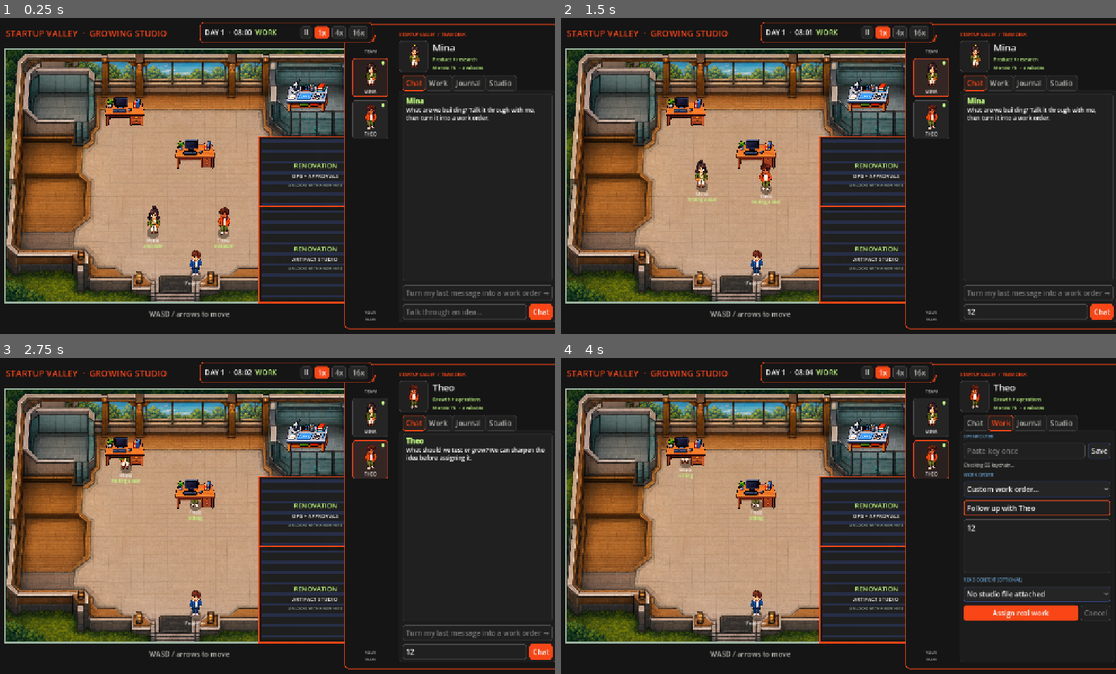
Above: before the commit, frames 1-4 (two rows, left to right).
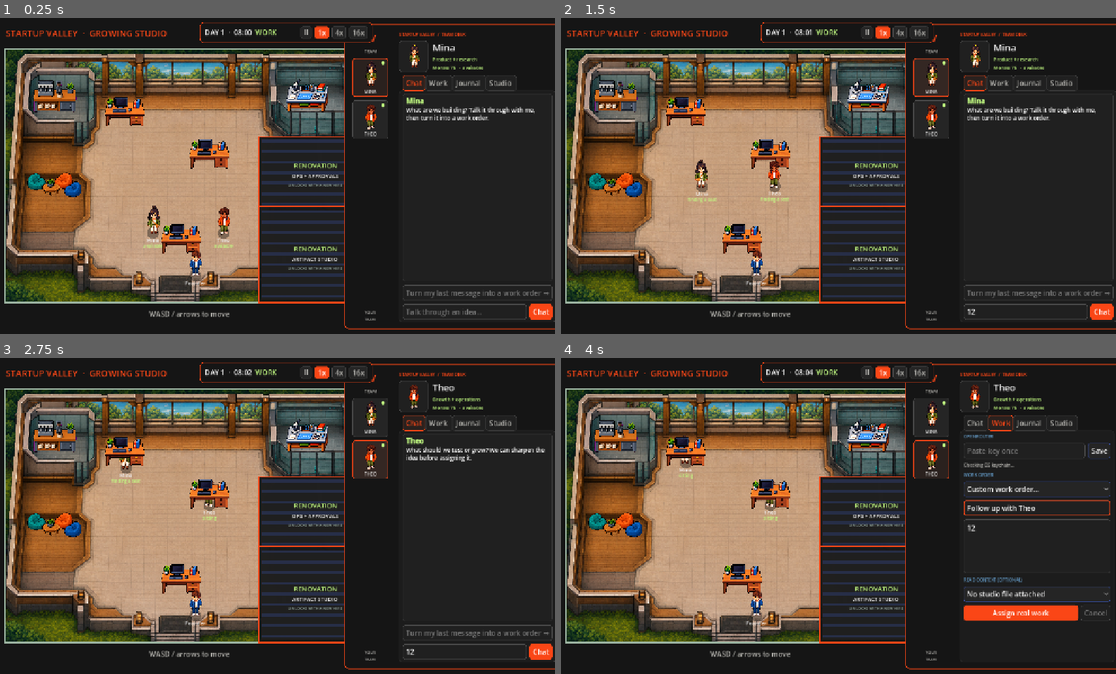
Above: after the commit, the same moments.

Repository: zhast/startup-valley
Game: Godot game, scene res://world/main.tscn
Same seed, same stepped clock (60 frames per second), same inputs: the game is played once before the commit and once after it.
Inputs (mouse positions are in pixels of both pictures, inside the frame that each line leads up to):
- Up to frame 1 (0.25 s): no input
- Up to frame 2 (1.5 s): click (1027, 311) at 0.52 s; type "12" at 0.6 s; click "MINA" at 1.25 s
- Up to frame 3 (2.75 s): click "THEO" at 2 s
- Up to frame 4 (4 s): click "Chat" at 2.75 s; click "Turn my last message into a w…" at 3.5 s

The runs differ from the first frame. In frame 1, 2.2% of the frame differs, in the area x 4-42%, y 19-75%; in frame 2, 2.5%; in frame 3, 2.3%; in frame 4, 2.3%.

Commit message:
feat(game): furnish staged office expansion

Diff:
--- a/game/data/town.json
+++ b/game/data/town.json
@@ -9,12 +9,18 @@
   ],
   "desks": [
     { "employee_id": "mira", "grid": [8, 5] },
-    { "employee_id": "theo", "grid": [13, 8] }
+    { "employee_id": "theo", "grid": [14, 8] }
   ],
   "props": [
+    { "id": "founder-workstation", "kind": "desk", "grid": [12, 14], "required_hires": 0, "owner_id": "founder" },
     { "id": "mira-workstation", "kind": "desk", "grid": [8, 5], "required_hires": 1, "owner_id": "mira" },
-    { "id": "theo-workstation", "kind": "desk", "grid": [13, 8], "required_hires": 2, "owner_id": "theo" },
-    { "id": "research-bench", "kind": "research_table", "grid": [21, 4], "required_hires": 2 }
+    { "id": "collaboration-cluster", "kind": "collaboration_cluster", "grid": [3, 10], "required_hires": 1 },
+    { "id": "coffee-station", "kind": "coffee_station", "grid": [3, 4], "required_hires": 1 },
+    { "id": "theo-workstation", "kind": "desk", "grid": [14, 8], "required_hires": 2, "owner_id": "theo" },
+    { "id": "research-bench", "kind": "research_table", "grid": [21, 4], "required_hires": 2 },
+    { "id": "approval-console", "kind": "approval_console", "grid": [21, 9], "required_hires": 3 },
+    { "id": "prototype-bench", "kind": "prototype_bench", "grid": [21, 13], "required_hires": 4 },
+    { "id": "artifact-archive", "kind": "artifact_archive", "grid": [21, 16], "required_hires": 4 }
   ],
   "research_table": [21, 4],
   "plants": [[3, 3], [22, 3], [3, 15], [23, 15]]
--- /dev/null
+++ b/game/props/approval_console.tscn
@@ -0,0 +1,14 @@
+[gd_scene load_steps=3 format=3]
+
+[ext_resource type="Script" path="res://props/static_office_prop.gd" id="1"]
+[ext_resource type="Texture2D" path="res://assets/runtime/office/approval-console.png" id="2"]
+
+[node name="ApprovalConsole" type="Node2D"]
+script = ExtResource("1")
+prop_texture = ExtResource("2")
+runtime_scale = 0.086
+sprite_offset = Vector2(0, -38)
+collision_size = Vector2(96, 34)
+collision_offset = Vector2(0, -17)
+chroma_key_enabled = true
+chroma_tolerance = 0.28
--- /dev/null
+++ b/game/props/artifact_archive.tscn
@@ -0,0 +1,14 @@
+[gd_scene load_steps=3 format=3]
+
+[ext_resource type="Script" path="res://props/static_office_prop.gd" id="1"]
+[ext_resource type="Texture2D" path="res://assets/runtime/office/artifact-archive.png" id="2"]
+
+[node name="ArtifactArchive" type="Node2D"]
+script = ExtResource("1")
+prop_texture = ExtResource("2")
+runtime_scale = 0.088
+sprite_offset = Vector2(0, -29)
+collision_size = Vector2(100, 24)
+collision_offset = Vector2(0, -12)
+chroma_key_enabled = true
+chroma_tolerance = 0.28
--- /dev/null
+++ b/game/props/chroma_key.gdshader
@@ -0,0 +1,12 @@
+shader_type canvas_item;
+
+uniform vec3 key_color : source_color = vec3(1.0, 0.0, 1.0);
+uniform float tolerance : hint_range(0.0, 1.0, 0.01) = 0.24;
+
+void fragment() {
+	vec4 source = texture(TEXTURE, UV);
+	if (distance(source.rgb, key_color) <= tolerance) {
+		discard;
+	}
+	COLOR = source;
+}
--- /dev/null
+++ b/game/props/coffee_station.tscn
@@ -0,0 +1,14 @@
+[gd_scene load_steps=3 format=3]
+
+[ext_resource type="Script" path="res://props/static_office_prop.gd" id="1"]
+[ext_resource type="Texture2D" path="res://assets/runtime/office/coffee-station.png" id="2"]
+
+[node name="CoffeeStation" type="Node2D"]
+script = ExtResource("1")
+prop_texture = ExtResource("2")
+runtime_scale = 0.092
+sprite_offset = Vector2(0, -35)
+collision_size = Vector2(96, 28)
+collision_offset = Vector2(0, -14)
+chroma_key_enabled = true
+chroma_tolerance = 0.28
--- /dev/null
+++ b/game/props/collaboration_cluster.tscn
@@ -0,0 +1,12 @@
+[gd_scene load_steps=3 format=3]
+
+[ext_resource type="Script" path="res://props/static_office_prop.gd" id="1"]
+[ext_resource type="Texture2D" path="res://assets/runtime/office/collaboration-cluster.png" id="2"]
+
+[node name="CollaborationCluster" type="Node2D"]
+script = ExtResource("1")
+prop_texture = ExtResource("2")
+runtime_scale = 0.09
+sprite_offset = Vector2(0, -26)
+collision_size = Vector2(124, 52)
+collision_offset = Vector2(0, -20)
--- /dev/null
+++ b/game/props/prototype_bench.tscn
@@ -0,0 +1,14 @@
+[gd_scene load_steps=3 format=3]
+
+[ext_resource type="Script" path="res://props/static_office_prop.gd" id="1"]
+[ext_resource type="Texture2D" path="res://assets/runtime/office/prototype-bench.png" id="2"]
+
+[node name="PrototypeBench" type="Node2D"]
+script = ExtResource("1")
+prop_texture = ExtResource("2")
+runtime_scale = 0.112
+sprite_offset = Vector2(0, -46)
+collision_size = Vector2(96, 38)
+collision_offset = Vector2(0, -19)
+chroma_key_enabled = true
+chroma_tolerance = 0.28
--- /dev/null
+++ b/game/props/static_office_prop.gd
@@ -0,0 +1,41 @@
+class_name StaticOfficeProp
+extends Node2D
+
+@export var prop_texture: Texture2D
+@export var runtime_scale: float = 0.09
+@export var sprite_offset: Vector2 = Vector2.ZERO
+@export var collision_size: Vector2 = Vector2(64.0, 24.0)
+@export var collision_offset: Vector2 = Vector2(0.0, -12.0)
+@export var chroma_key_enabled: bool = false
+@export var chroma_key_color: Color = Color(1.0, 0.0, 1.0, 1.0)
+@export_range(0.0, 1.0, 0.01) var chroma_tolerance: float = 0.24
+
+const CHROMA_SHADER: Shader = preload("res://props/chroma_key.gdshader")
+
+func _ready() -> void:
+	z_as_relative = false
+	var sprite := Sprite2D.new()
+	sprite.name = "PropSprite"
+	sprite.texture = prop_texture
+	sprite.texture_filter = CanvasItem.TEXTURE_FILTER_NEAREST
+	sprite.scale = Vector2.ONE * runtime_scale
+	sprite.position = sprite_offset
+	if chroma_key_enabled:
+		var material := ShaderMaterial.new()
+		material.shader = CHROMA_SHADER
+		material.set_shader_parameter("key_color", Vector3(chroma_key_color.r, chroma_key_color.g, chroma_key_color.b))
+		material.set_shader_parameter("tolerance", chroma_tolerance)
+		sprite.material = material
+	add_child(sprite)
+
+	var body := StaticBody2D.new()
+	body.name = "PropCollision"
+	body.collision_layer = 1
+	body.collision_mask = 0
+	var collision := CollisionShape2D.new()
+	var shape := RectangleShape2D.new()
+	shape.size = collision_size
+	collision.position = collision_offset
+	collision.shape = shape
+	body.add_child(collision)
+	add_child(body)
--- a/game/tests/run_all.gd
+++ b/game/tests/run_all.gd
@@ -58,16 +58,18 @@
 	main.job_panel.select_employee("mira")
 	if main.room.unlocked_hires != 2 or main.room.locked_section_count() != 2:
 		_fail("test_office_growth: the two-person roster did not reveal exactly two office wings")
-	if main.room.visible_prop_count() != 3:
-		_fail("test_modular_office: the two-person stage did not show two desks and one research bench")
+	if main.room.visible_prop_count() != 6:
+		_fail("test_modular_office: the two-person stage did not show the founder, collaboration, and research props")
 	main.room.set_hire_count(0)
 	if main.room.locked_section_count() != 4:
 		_fail("test_office_growth: the founder stage did not lock all expansion wings")
-	if main.room.visible_prop_count() != 0:
-		_fail("test_modular_office: locked-stage props remained visible")
+	if main.room.visible_prop_count() != 1 or main.room.prop_node("founder-workstation") == null:
+		_fail("test_modular_office: the founder stage did not retain exactly one usable workstation")
 	main.room.set_hire_count(1)
-	if main.room.visible_prop_count() != 1 or main.room.prop_node("mira-workstation") == null:
-		_fail("test_modular_office: the first hire did not reveal exactly Mina's workstation")
+	if main.room.visible_prop_count() != 4 or main.room.prop_node("mira-workstation") == null:
+		_fail("test_modular_office: the first hire did not reveal Mina's workstation and social wing")
+	if main.room.prop_node("collaboration-cluster") == null or main.room.prop_node("coffee-station") == null:
+		_fail("test_modular_office: the first-hire meeting and coffee props were missing")
 	var staged_desk := main.room.prop_node("mira-workstation")
 	var staged_desk_sprite := staged_desk.get_node_or_null("WorkstationSprite") as Sprite2D if staged_desk != null else null
 	if staged_desk == null or not is_zero_approx(staged_desk.rotation) or staged_desk_sprite == null or not is_zero_approx(staged_desk_sprite.rotation):
@@ -77,6 +79,10 @@
 	main.room.set_hire_count(4)
 	if main.room.locked_section_count() != 0:
 		_fail("test_office_growth: four hires did not reveal the mature office")
+	if main.room.visible_prop_count() != 9:
+		_fail("test_modular_office: the mature office did not include every staged prop")
+	if main.room.prop_node("approval-console") == null or main.room.prop_node("artifact-archive") == null or main.room.prop_node("prototype-bench") == null:
+		_fail("test_modular_office: the mature office was missing its operations or artifact prop")
 	var restored_records := main.room.placeholder_records()
 	main.room.set_hire_count(restored_records.size())
 	var restored_studio: Array[StudioFileRecord] = []
--- a/game/tools/validate_project.gd
+++ b/game/tools/validate_project.gd
@@ -15,6 +15,11 @@
 	"res://assets/runtime/office/office-shell-base.png",
 	"res://assets/runtime/office/employee-workstation.png",
 	"res://assets/runtime/office/research-bench.png",
+	"res://assets/runtime/office/collaboration-cluster.png",
+	"res://assets/runtime/office/coffee-station.png",
+	"res://assets/runtime/office/approval-console.png",
+	"res://assets/runtime/office/artifact-archive.png",
+	"res://assets/runtime/office/prototype-bench.png",
 	"res://assets/concepts/office-town-characters-sheet.png",
 	"res://assets/concepts/ui/team-roster-brand-palette-concept.png",
 	"res://assets/concepts/ui/employee-profile-brand-palette-concept.png",
--- a/game/world/town_room.gd
+++ b/game/world/town_room.gd
@@ -4,6 +4,11 @@
 const OFFICE_SHELL_TEXTURE: Texture2D = preload("res://assets/runtime/office/office-shell-base.png")
 const DESK_SCENE: PackedScene = preload("res://props/desk.tscn")
 const RESEARCH_TABLE_SCENE: PackedScene = preload("res://props/research_table.tscn")
+const COLLABORATION_CLUSTER_SCENE: PackedScene = preload("res://props/collaboration_cluster.tscn")
+const COFFEE_STATION_SCENE: PackedScene = preload("res://props/coffee_station.tscn")
+const APPROVAL_CONSOLE_SCENE: PackedScene = preload("res://props/approval_console.tscn")
+const ARTIFACT_ARCHIVE_SCENE: PackedScene = preload("res://props/artifact_archive.tscn")
+const PROTOTYPE_BENCH_SCENE: PackedScene = preload("res://props/prototype_bench.tscn")
 const LOCKED_FILL := Color("151515f2")
 const LOCKED_INSET := Color("202020ed")
 const LOCKED_STRIPE := Color("354b9855")
@@ -116,6 +121,16 @@
 				prop = desk
 			"research_table":
 				prop = RESEARCH_TABLE_SCENE.instantiate() as ResearchTable
+			"collaboration_cluster":
+				prop = COLLABORATION_CLUSTER_SCENE.instantiate() as StaticOfficeProp
+			"coffee_station":
+				prop = COFFEE_STATION_SCENE.instantiate() as StaticOfficeProp
+			"approval_console":
+				prop = APPROVAL_CONSOLE_SCENE.instantiate() as StaticOfficeProp
+			"artifact_archive":
+				prop = ARTIFACT_ARCHIVE_SCENE.instantiate() as StaticOfficeProp
+			"prototype_bench":
+				prop = PROTOTYPE_BENCH_SCENE.instantiate() as StaticOfficeProp
 			_:
 				push_warning("Unknown office prop kind: %s" % placement.kind)
 				continue
Binary file added: game/assets/runtime/office/approval-console.png
Not shown, added: game/assets/runtime/office/approval-console.png.import
Binary file added: game/assets/runtime/office/artifact-archive.png
Not shown, added: game/assets/runtime/office/artifact-archive.png.import
Binary file added: game/assets/runtime/office/coffee-station.png
Not shown, added: game/assets/runtime/office/coffee-station.png.import
Binary file added: game/assets/runtime/office/collaboration-cluster.png
Not shown, added: game/assets/runtime/office/collaboration-cluster.png.import
Binary file added: game/assets/runtime/office/prototype-bench.png
Not shown, added: game/assets/runtime/office/prototype-bench.png.import
Not shown, added: game/props/chroma_key.gdshader.uid
Not shown, added: game/props/static_office_prop.gd.uid
